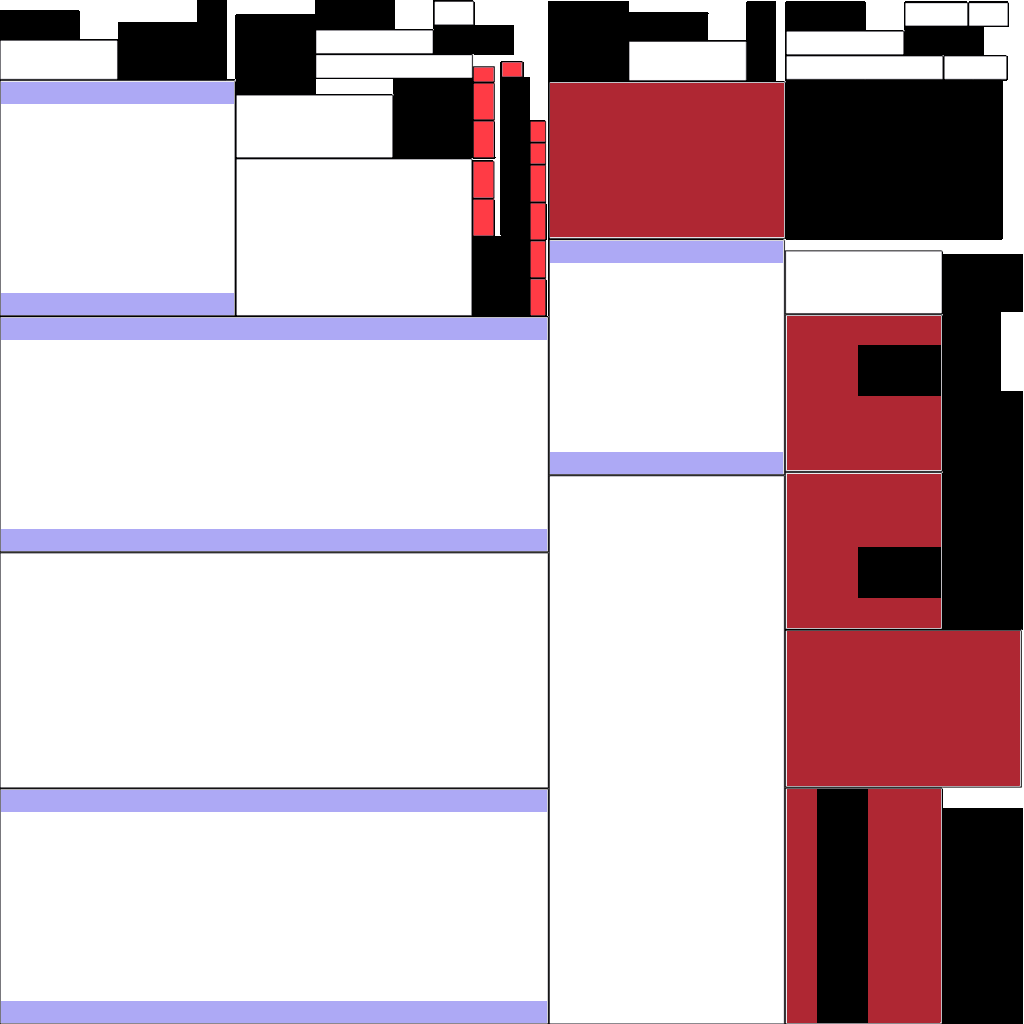
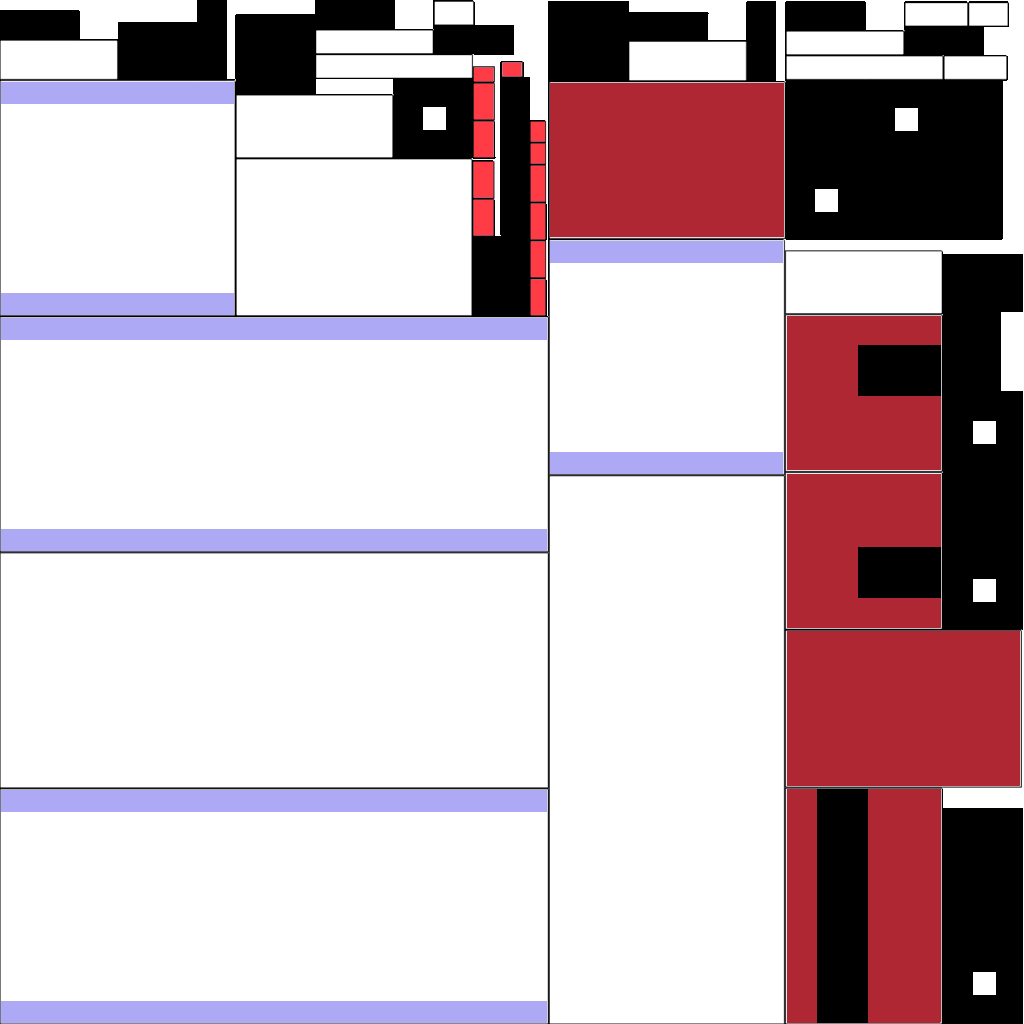
Layers edited between the first and the second 1024×1024 image:
added layer "bottomWheel copy #1" above "bottomWheel copy" over [973, 972, 996, 995]
added layer "bottomWheel copy" above "bottomWheel copy #4" over [973, 579, 996, 602]
added layer "bottomWheel copy #4" above "bottomWheel copy #3" over [895, 108, 918, 131]
added layer "bottomWheel copy #3" above "bottomWheel copy #2" over [423, 107, 446, 130]
added layer "bottomWheel copy #2" above "bottomWheel" over [815, 189, 838, 212]
added layer "bottomWheel" above "WINDOW copy" over [973, 421, 996, 444]
